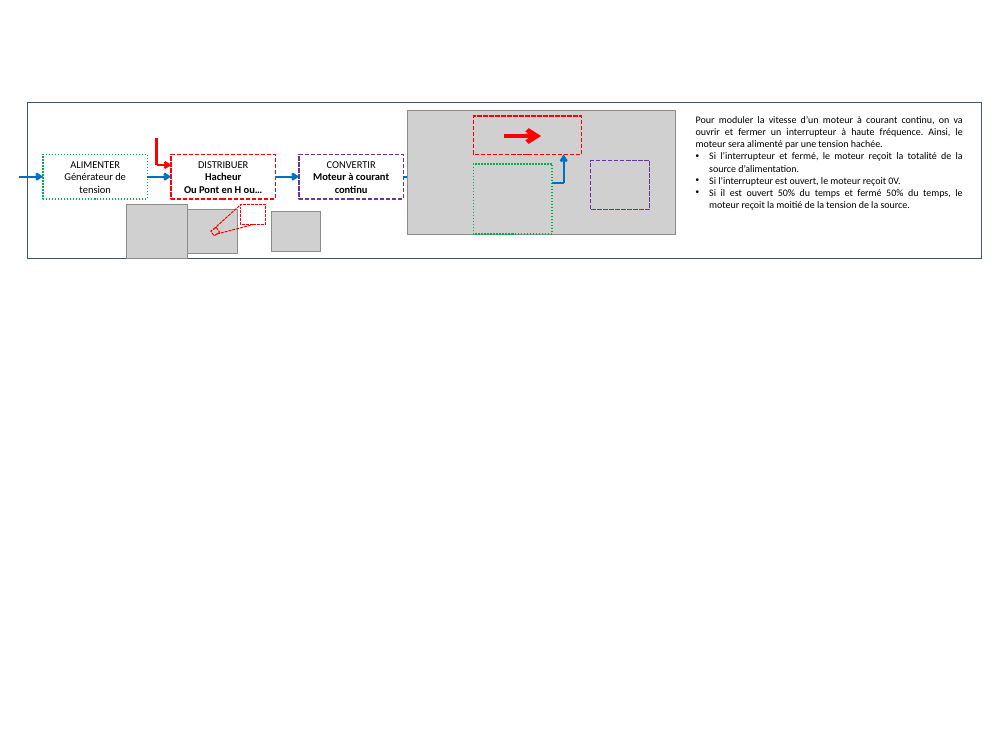
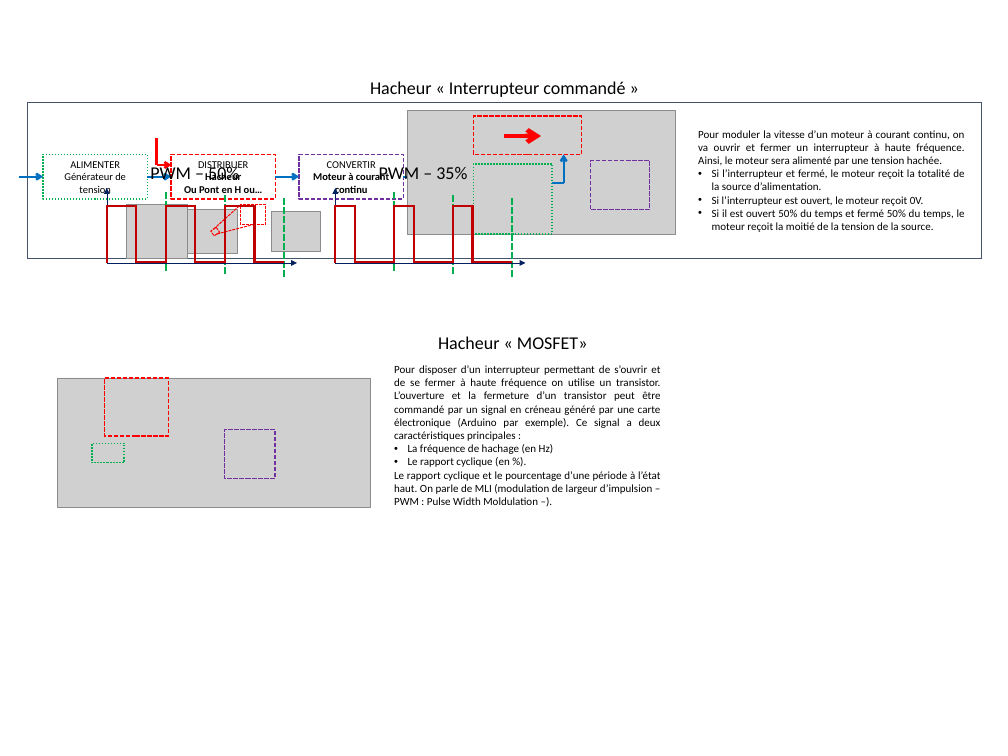
Before and after one commit to xpessoles/PSI_Cy_01_ModelisationSystemes, a slide deck: slide 1 of TP_01_MCC_Hacheur_Simulation/TP_01_MCC_Hacheur_Corrige.pptx. Drawn at 1008x756 pixels with LibreOffice and Linux fonts; fonts in the diff are those of the drawing; grey boxes stand for pictures; background and template pictures are left out. Boxes give left, top, right and bottom in pixels: in the first picture for what was removed or moved away, otherwise in the second. Text is boxed around its words. In the diff, an @@ line names an element or a change of style, - is before the commit and + after.

```diff
--- a/TP_01_MCC_Hacheur_Simulation/TP_01_MCC_Hacheur_Corrige.pptx
+++ b/TP_01_MCC_Hacheur_Simulation/TP_01_MCC_Hacheur_Corrige.pptx
@@ text added at bbox=[370, 81, 625, 97], 18 pt, text #000000 @@
+Hacheur « Interrupteur commandé »
@@ text "Pour moduler la vitesse d’un ...": place and size @@
-text "Pour moduler la vitesse d’un ..." at bbox=[696, 116, 963, 210]
+text "Pour moduler la vitesse d’un ..." at bbox=[698, 130, 965, 232]
@@ text "Pour moduler la vitesse d’un ..." at bbox=[698, 130, 965, 232]: size 10 to 11 pt @@
@@ group added at bbox=[107, 165, 526, 278]: 30 lines, 4 arrows, 2 texts @@
+PWM – 50%
+PWM – 35%
@@ text added at bbox=[438, 336, 588, 349], 18 pt, text #000000 @@
+Hacheur « MOSFET»
@@ text added at bbox=[394, 365, 661, 505], 11 pt, text #000000 @@
+Pour disposer d’un interrupteur permettant de s’ouvrir et de se fermer à haute fréquence on utilise un transistor. L’ouverture et la fermeture d’un transistor peut être commandé par un signal en créneau généré par une carte électronique (Arduino par exemple). Ce signal a deux caractéristiques principales :
+• La fréquence de hachage (en Hz)
+• Le rapport cyclique (en %).
+Le rapport cyclique et le pourcentage d’une période à l’état haut. On parle de MLI (modulation de largeur d’impulsion – PWM : Pulse Width Moldulation –).
@@ group added at bbox=[57, 378, 370, 507]: 3 rectangles, 1 picture @@
```
Also in this commit, not shown: 1 slide added, 6 other files.
